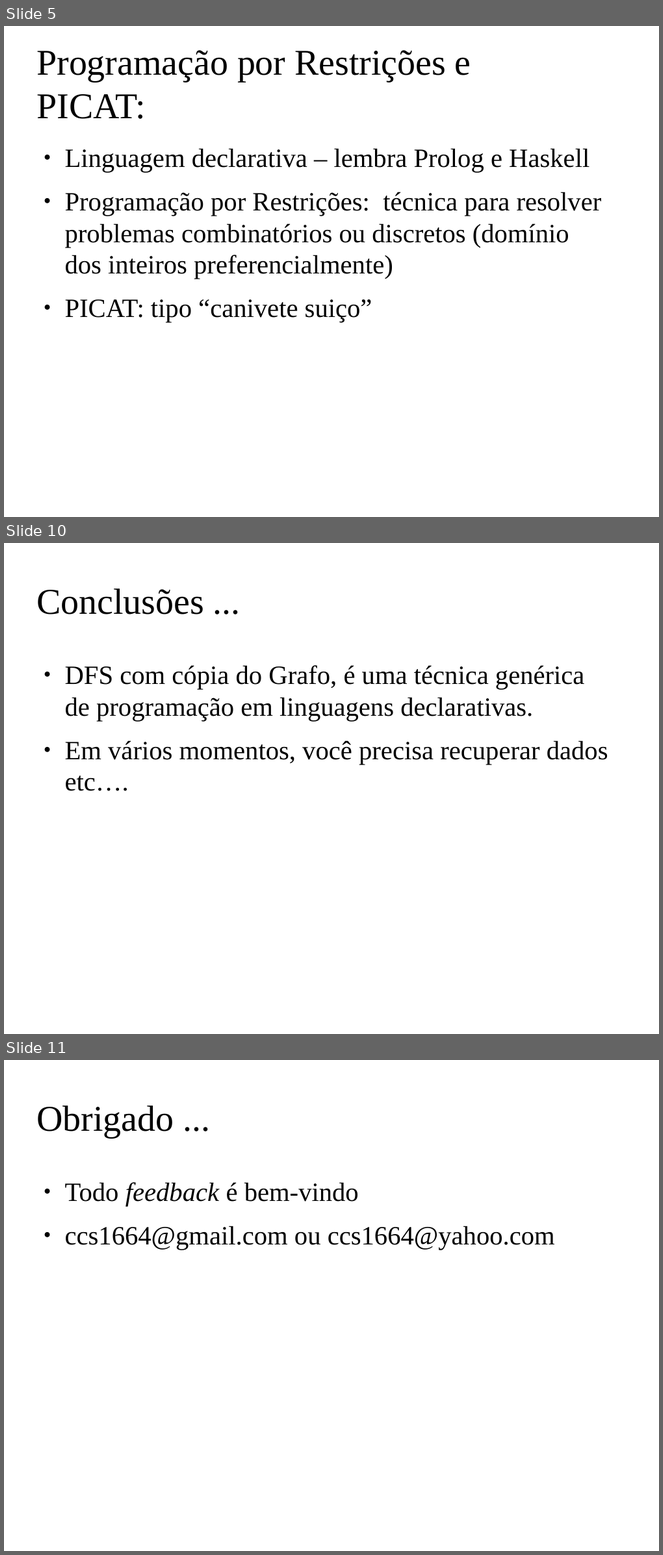
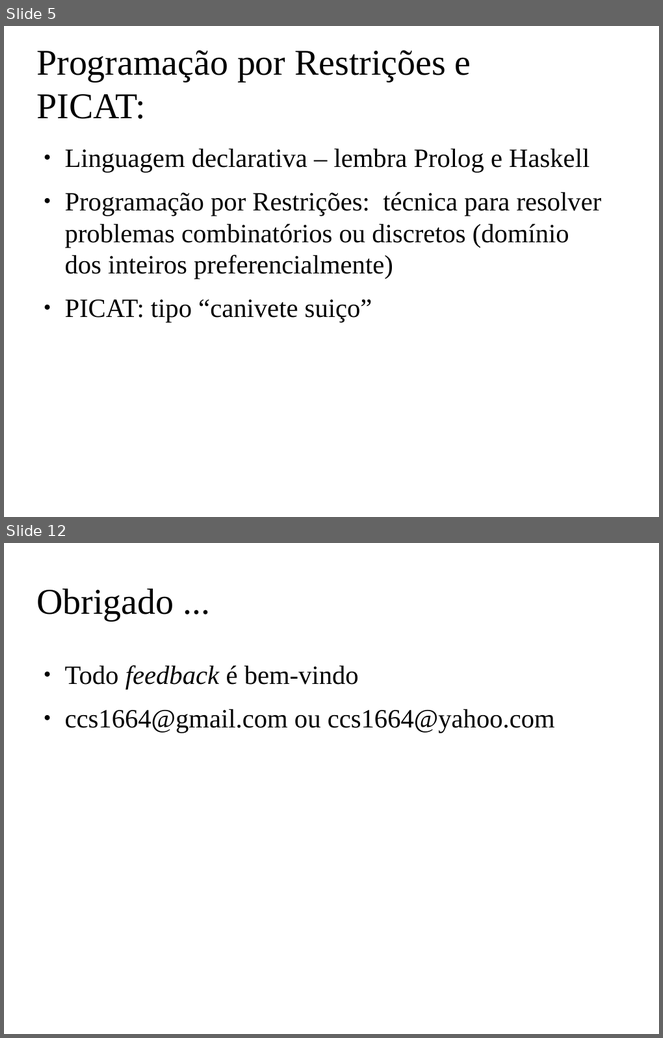
Before and after one commit to claudiosa/CCS, a slide deck: picat/YOUTUBE_Racha_Cuca/slides_racha_cuca.odp. Shown one above the other, each under a label of ours: slides 5, 10 and 11 before the commit, slides 5 and 12 after it; the slides between them are not shown. The pictures are 663x1555 and 663x1038 pixels, drawn with LibreOffice and Linux fonts; fonts in the diff are those of the drawing; background and template pictures are left out. Boxes give left, top, right and bottom in pixels: in the first picture for what was removed or moved away, otherwise in the second. Text is boxed around its words. In the diff, an @@ line names an element or a change of style, - is before the commit and + after.

```diff
--- a/picat/YOUTUBE_Racha_Cuca/slides_racha_cuca.odp
+++ b/picat/YOUTUBE_Racha_Cuca/slides_racha_cuca.odp
@@ slide 10 removed at [4,543,659,1034], background picture (left out) @@
@@ title removed at [36,589,204,615] @@
-Conclusões ...
@@ text removed at [65,665,608,791] @@
-● DFS com cópia do Grafo, é uma técnica genérica de programação em linguagens declarativas.
-● Em vários momentos, você precisa recuperar dados etc….
@@ what was slide 11 is now slide 12 @@
```
Also in this commit, not shown: 5 slides changed, 3 slides added, 1 other slide removed, 6 other files.
